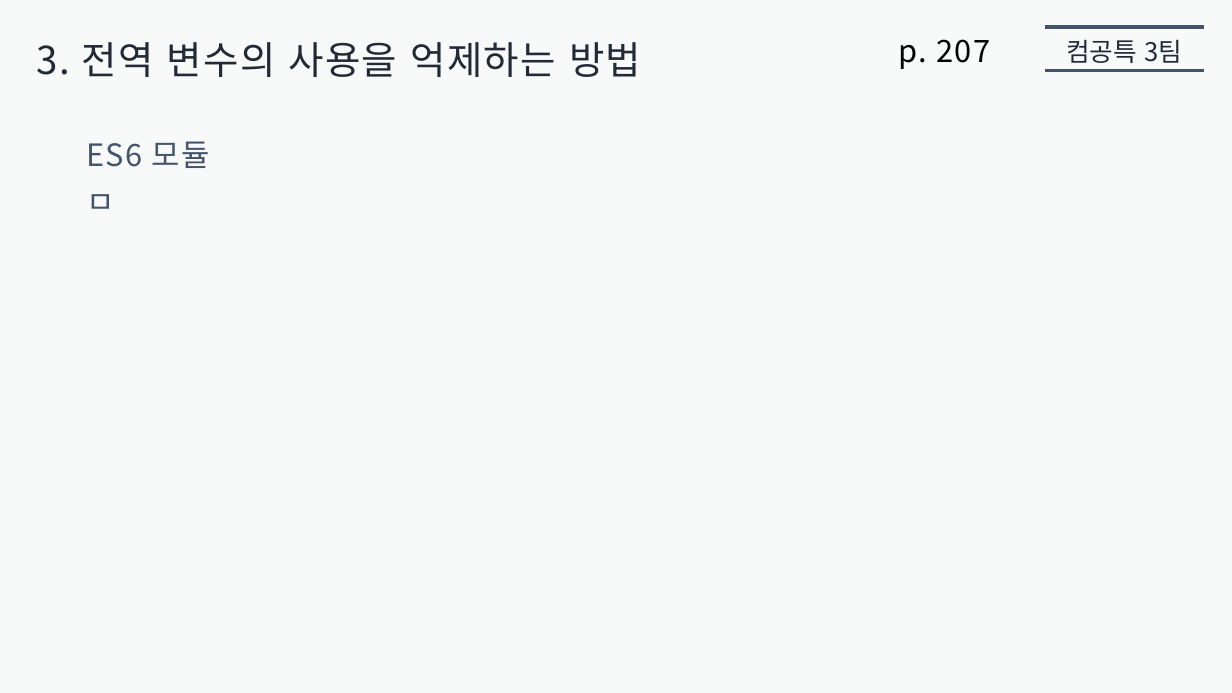
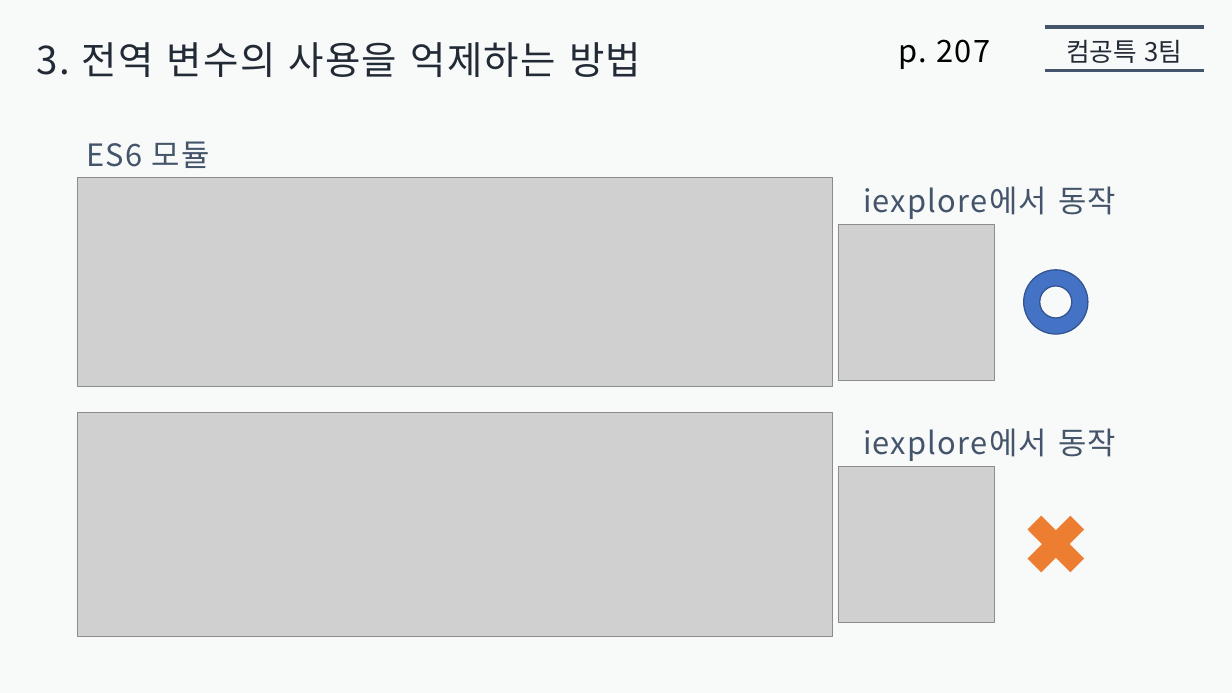
Before and after one commit to jaehoo1/Modern-JavaScript-Deep-Dive, a slide deck: slide 18 of 10. 전역 변수의 문제점/presentation10/jaehoo1/전역 변수의 문제점.pptx (slide 17 before the commit). Drawn at 1232x693 pixels with LibreOffice and Linux fonts; fonts in the diff are those of the drawing; grey boxes stand for pictures. Boxes give left, top, right and bottom in pixels: in the first picture for what was removed or moved away, otherwise in the second. Text is boxed around its words. In the diff, an @@ line names an element or a change of style, - is before the commit and + after.

```diff
--- a/10. 전역 변수의 문제점/presentation10/jaehoo1/전역 변수의 문제점.pptx
+++ b/10. 전역 변수의 문제점/presentation10/jaehoo1/전역 변수의 문제점.pptx
@@ picture added at [77, 177, 832, 387] @@
@@ text removed at [86, 194, 114, 209] @@
-ㅁ
@@ text added at [863, 186, 1116, 219], 24 pt, text #44546A @@
+iexplore에서 동작
@@ picture added at [838, 225, 994, 381] @@
@@ donut added at [1024, 270, 1089, 335], fill #4472C4, outline #325491 1 pt @@
@@ picture added at [77, 413, 832, 637] @@
@@ text added at [863, 428, 1116, 461], 24 pt, text #44546A @@
+iexplore에서 동작 ×
@@ picture added at [838, 467, 994, 623] @@
@@ cross added at [1015, 503, 1098, 586], fill #ED7D31 @@
```
Also in this commit, not shown: 1 other slide changed, 1 slide added.
